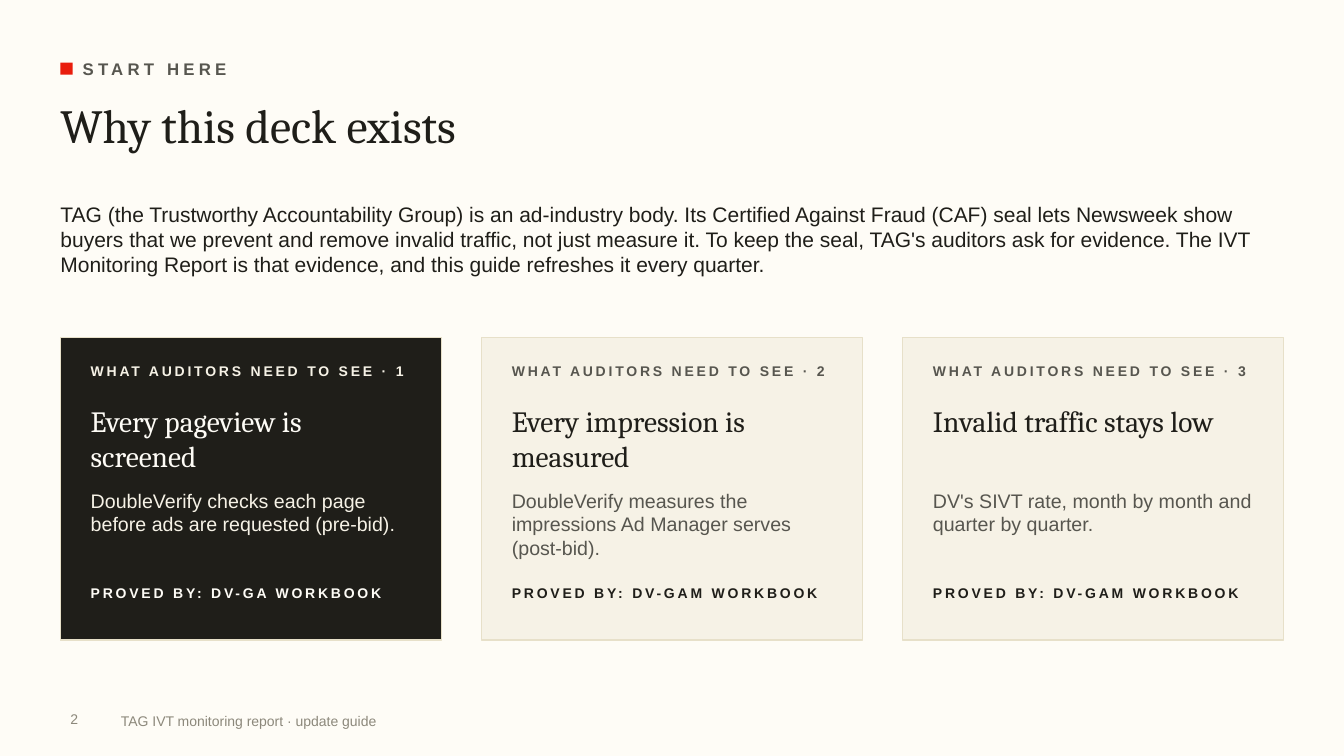
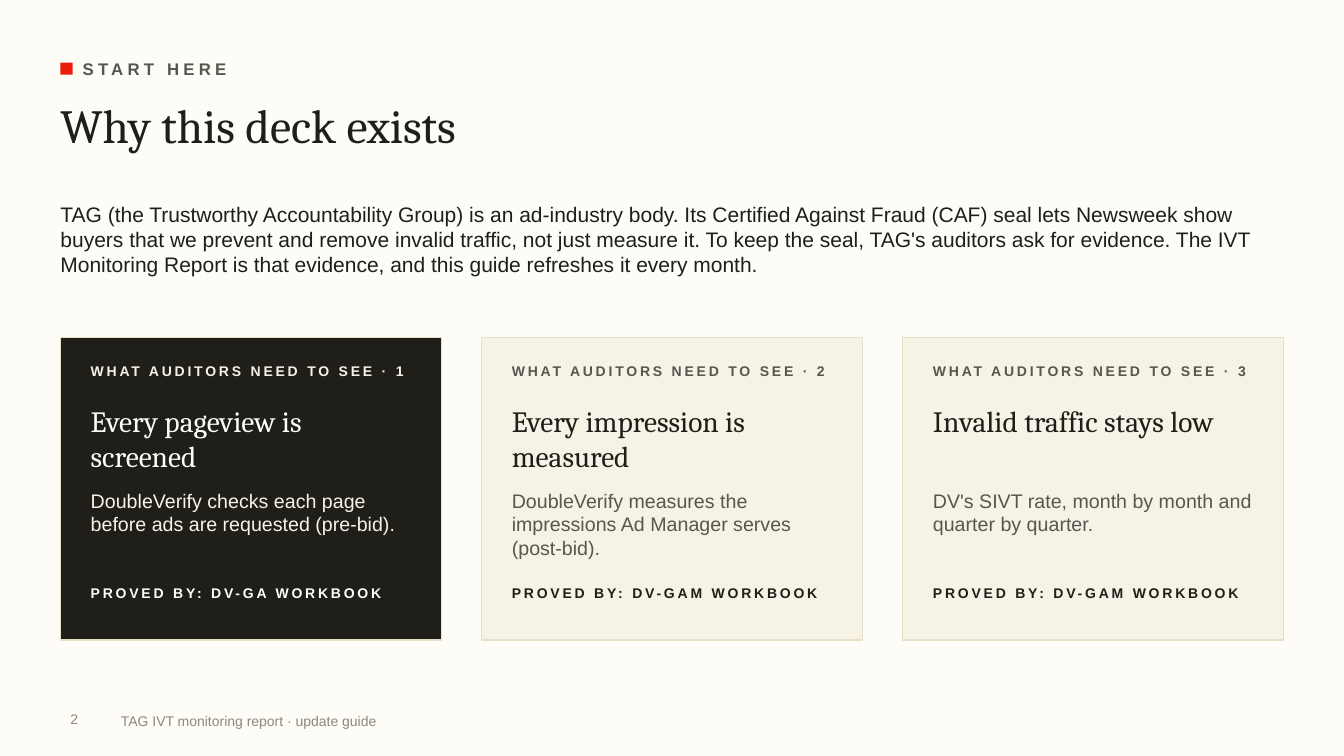
Before and after one commit to rogerhirano-nw/yield-dashboard, a slide deck: slide 2 of docs/TAG_IVT_Report_Update_Guide.pptx. Drawn at 1344x756 pixels with LibreOffice and Linux fonts; fonts in the diff are those of the drawing; background and template pictures are left out. Boxes give left, top, right and bottom in pixels: in the first picture for what was removed or moved away, otherwise in the second. Text is boxed around its words. In the diff, an @@ line names an element or a change of style, - is before the commit and + after.

```diff
--- a/docs/TAG_IVT_Report_Update_Guide.pptx
+++ b/docs/TAG_IVT_Report_Update_Guide.pptx
@@ text at (60, 206, 1251, 277): text changed @@
-TAG (the Trustworthy Accountability Group) is an ad-industry body. Its Certified Against Fraud (CAF) seal lets Newsweek show buyers that we prevent and remove invalid traffic, not just measure it. To keep the seal, TAG's auditors ask for evidence. The IVT Monitoring Report is that evidence, and this guide refreshes it every quarter.
+TAG (the Trustworthy Accountability Group) is an ad-industry body. Its Certified Against Fraud (CAF) seal lets Newsweek show buyers that we prevent and remove invalid traffic, not just measure it. To keep the seal, TAG's auditors ask for evidence. The IVT Monitoring Report is that evidence, and this guide refreshes it every month.
```
Also in this commit, not shown: 9 other slides changed, 3 other files.
